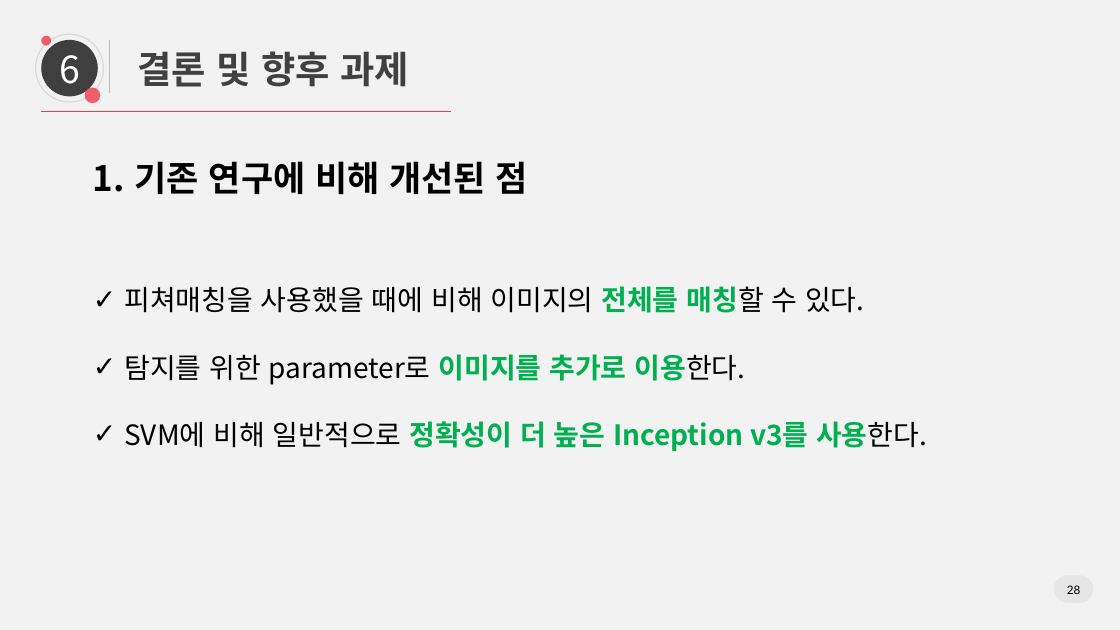
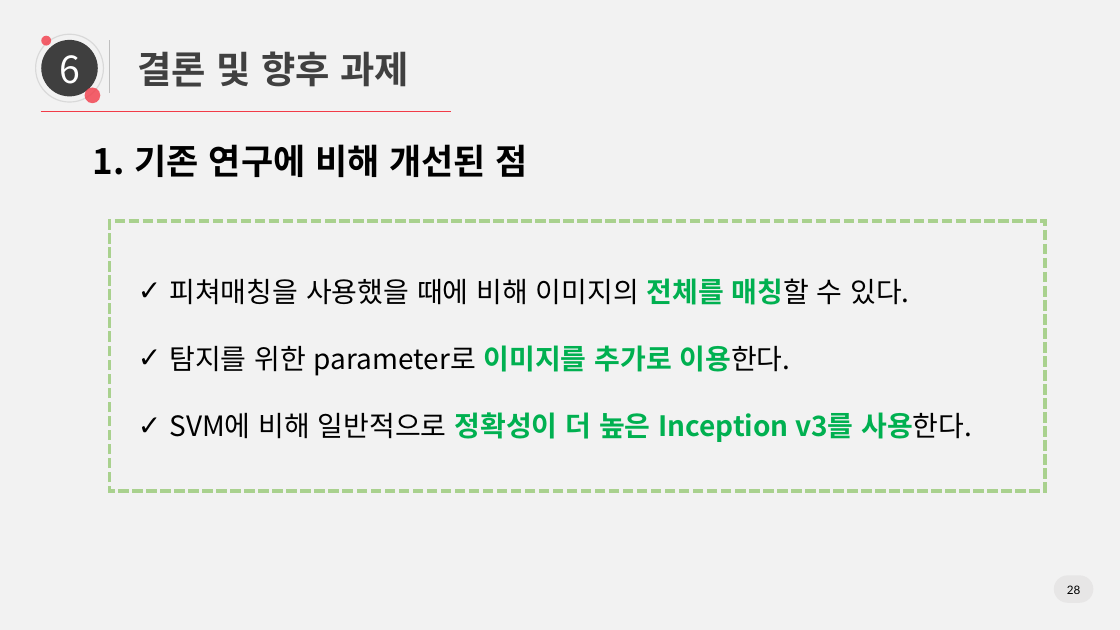
Before and after one commit to yjinsol/grad_project, a slide deck: slide 28 of Docs/20190625_졸업논문 최종발표/0625 논문 최종발표_v2.pptx. Drawn at 1120x630 pixels with LibreOffice and Linux fonts; fonts in the diff are those of the drawing. Boxes give left, top, right and bottom in pixels: in the first picture for what was removed or moved away, otherwise in the second. Text is boxed around its words. In the diff, an @@ line names an element or a change of style, - is before the commit and + after.

```diff
--- a/Docs/20190625_졸업논문 최종발표/0625 논문 최종발표_v2.pptx
+++ b/Docs/20190625_졸업논문 최종발표/0625 논문 최종발표_v2.pptx
@@ text added at (135, 144, 528, 177), 30 pt, text #000000, bold @@
+1. 기존 연구에 비해 개선된 점
@@ text at (135, 161, 528, 194): paragraph removed @@
-1. 기존 연구에 비해 개선된 점
@@ text "피쳐매칭을 사용했을 때에 비해 이미지의 ...": place and size @@
-text "피쳐매칭을 사용했을 때에 비해 이미지의 ..." at (124, 161, 927, 451)
+text "피쳐매칭을 사용했을 때에 비해 이미지의 ..." at (169, 278, 972, 442)
@@ rectangle added at (109, 221, 1045, 492), outline #A9D18E 3 pt dashed @@
```
Also in this commit, not shown: 17 other slides changed.
